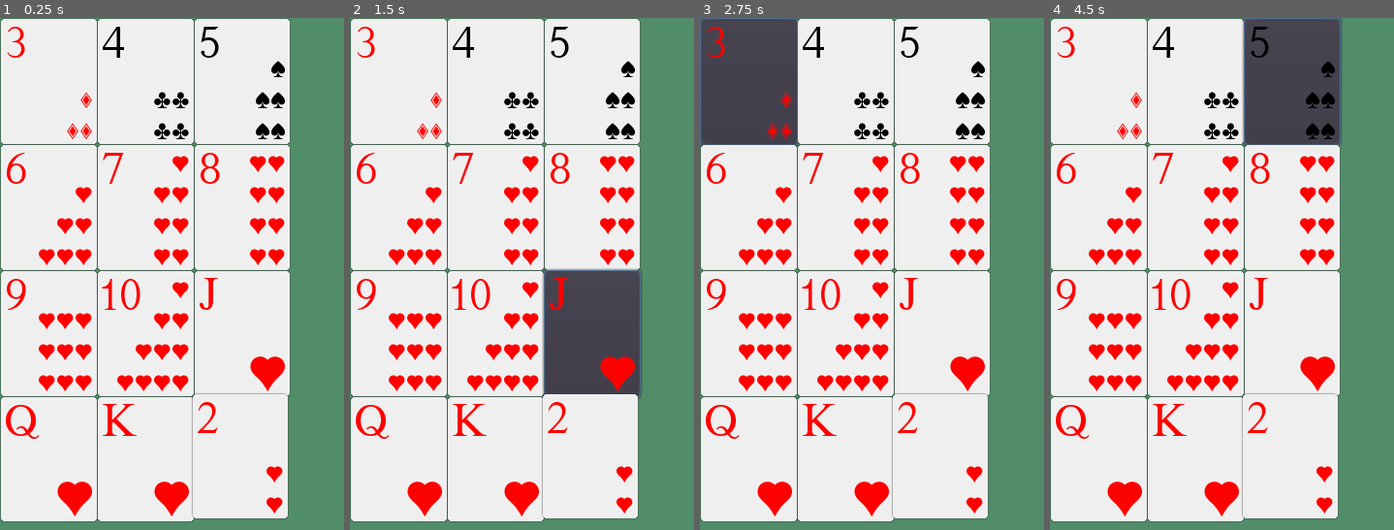
Above: before the commit, frames 1-4 (left to right).
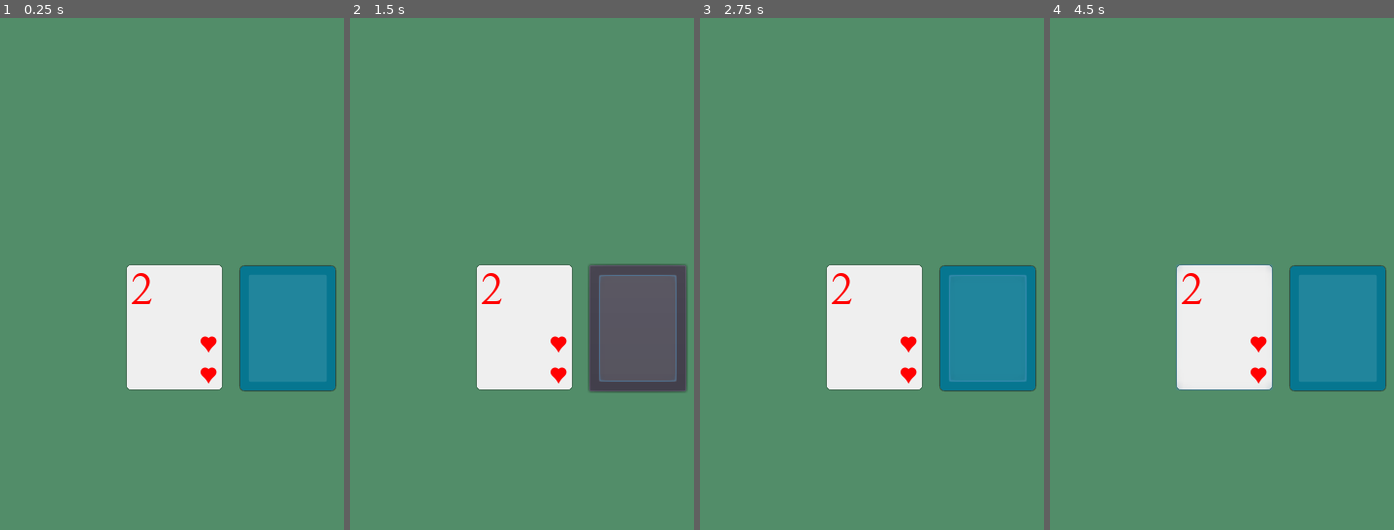
Above: after the commit, the same moments.

Repository: dancras/snap
Game: Godot game, scene res://Main.tscn
Two runs of this game, one before a commit and one after it. Both use one fixed random seed, a clock stepped at 60 frames per second and the inputs below.
Inputs (mouse positions are in pixels of both pictures, inside the frame that each line leads up to):
- Up to frame 1 (0.25 s): no input
- Up to frame 2 (1.5 s): click (638, 330) at 0.52 s; click (638, 330) at 1.27 s
- Up to frame 3 (2.75 s): click (748, 79) at 2 s, where only the run before the commit has a clickable "3"
- Up to frame 4 (4.5 s): click "2" at 2.75 s; click (1194, 79) at 3.5 s, where only the run before the commit has a clickable "4"; click (1290, 79) at 4.25 s, where only the run before the commit has a clickable "5"

The runs differ from the first frame. In frame 1, 81% of the frame differs, in the area x 0-98%, y 0-99%; in frame 2, 80%; in frame 3, 81%; in frame 4, 81%.

Commit message:
Add a deck with top card dragging

Diff:
--- /dev/null
+++ b/Deck.gd
@@ -0,0 +1,20 @@
+extends Control
+
+
+# Declare member variables here. Examples:
+# var a = 2
+# var b = "text"
+
+
+# Called when the node enters the scene tree for the first time.
+func _ready():
+    pass # Replace with function body.
+
+
+# Called every frame. 'delta' is the elapsed time since the previous frame.
+#func _process(delta):
+#    pass
+
+
+func _on_TopDeck_dragged():
+    $TopDeck.rect_global_position = rect_global_position
--- /dev/null
+++ b/Deck.tscn
@@ -0,0 +1,94 @@
+[gd_scene load_steps=6 format=2]
+
+[ext_resource path="res://TopDeck.gd" type="Script" id=1]
+[ext_resource path="res://Deck.gd" type="Script" id=2]
+
+[sub_resource type="StyleBoxFlat" id=2]
+bg_color = Color( 0.027451, 0.466667, 0.568627, 1 )
+border_width_left = 1
+border_width_top = 1
+border_width_right = 1
+border_width_bottom = 1
+border_color = Color( 0.0784314, 0.0784314, 0.0784314, 0.196078 )
+corner_radius_top_left = 5
+corner_radius_top_right = 5
+corner_radius_bottom_right = 5
+corner_radius_bottom_left = 5
+
+[sub_resource type="StyleBoxFlat" id=3]
+bg_color = Color( 1, 1, 1, 0.105882 )
+corner_radius_top_left = 2
+corner_radius_top_right = 2
+corner_radius_bottom_right = 2
+corner_radius_bottom_left = 2
+
+[sub_resource type="StyleBoxFlat" id=1]
+bg_color = Color( 0.027451, 0.466667, 0.568627, 1 )
+border_width_left = 1
+border_width_top = 1
+border_width_right = 1
+border_width_bottom = 1
+border_color = Color( 0.0784314, 0.0784314, 0.0784314, 0.196078 )
+corner_radius_top_left = 5
+corner_radius_top_right = 5
+corner_radius_bottom_right = 5
+corner_radius_bottom_left = 5
+shadow_size = 8
+
+[node name="Deck" type="Control"]
+anchor_right = 1.0
+anchor_bottom = 1.0
+margin_right = -260.0
+margin_bottom = -510.0
+script = ExtResource( 2 )
+__meta__ = {
+"_edit_use_anchors_": false
+}
+
+[node name="RestOfDeck" type="Button" parent="."]
+margin_right = 100.0
+margin_bottom = 130.0
+custom_styles/disabled = SubResource( 2 )
+disabled = true
+__meta__ = {
+"_edit_use_anchors_": false
+}
+
+[node name="Highlight" type="Button" parent="RestOfDeck"]
+margin_left = 10.0
+margin_top = 10.0
+margin_right = 90.0
+margin_bottom = 120.0
+mouse_filter = 1
+custom_styles/hover = SubResource( 3 )
+custom_styles/pressed = SubResource( 3 )
+custom_styles/normal = SubResource( 3 )
+__meta__ = {
+"_edit_use_anchors_": false
+}
+
+[node name="TopDeck" type="Button" parent="."]
+margin_right = 100.0
+margin_bottom = 130.0
+custom_styles/pressed = SubResource( 1 )
+custom_styles/normal = SubResource( 2 )
+script = ExtResource( 1 )
+__meta__ = {
+"_edit_use_anchors_": false
+}
+
+[node name="Highlight" type="Button" parent="TopDeck"]
+margin_left = 10.0
+margin_top = 10.0
+margin_right = 90.0
+margin_bottom = 120.0
+mouse_filter = 1
+custom_styles/hover = SubResource( 3 )
+custom_styles/pressed = SubResource( 3 )
+custom_styles/normal = SubResource( 3 )
+__meta__ = {
+"_edit_use_anchors_": false
+}
+[connection signal="button_down" from="TopDeck" to="TopDeck" method="_on_TopDeck_button_down"]
+[connection signal="button_up" from="TopDeck" to="TopDeck" method="_on_TopDeck_button_up"]
+[connection signal="dragged" from="TopDeck" to="." method="_on_TopDeck_dragged"]
--- a/Main.tscn
+++ b/Main.tscn
@@ -1,6 +1,7 @@
-[gd_scene load_steps=2 format=2]
+[gd_scene load_steps=3 format=2]
 
 [ext_resource path="res://Card.tscn" type="PackedScene" id=1]
+[ext_resource path="res://Deck.tscn" type="PackedScene" id=2]
 
 [node name="ColorRect" type="ColorRect"]
 margin_right = 360.0
@@ -11,6 +12,7 @@
 }
 
 [node name="GridContainer" type="GridContainer" parent="."]
+visible = false
 margin_right = 300.0
 margin_bottom = 520.0
 custom_constants/vseparation = -1
@@ -94,7 +96,13 @@
 rank = 12
 
 [node name="Card" parent="." instance=ExtResource( 1 )]
-margin_left = 198.104
-margin_top = 387.07
-margin_right = 298.104
-margin_bottom = 517.07
+margin_left = 129.7
+margin_top = 254.347
+margin_right = 229.7
+margin_bottom = 384.347
+
+[node name="Deck" parent="." instance=ExtResource( 2 )]
+margin_left = 247.499
+margin_top = 255.099
+margin_right = -12.5007
+margin_bottom = -254.901
--- /dev/null
+++ b/TopDeck.gd
@@ -0,0 +1,25 @@
+extends Button
+
+var dragging = false
+var drag_offset
+
+signal dragged
+
+# Called when the node enters the scene tree for the first time.
+func _ready():
+    pass # Replace with function body.
+
+
+func _process(delta):
+    if dragging:
+        var mousepos = get_viewport().get_mouse_position()
+        rect_global_position = mousepos + drag_offset
+
+func _on_TopDeck_button_down():
+    dragging = true
+    drag_offset = rect_global_position - get_viewport().get_mouse_position()
+
+
+func _on_TopDeck_button_up():
+    dragging = false
+    emit_signal("dragged")
